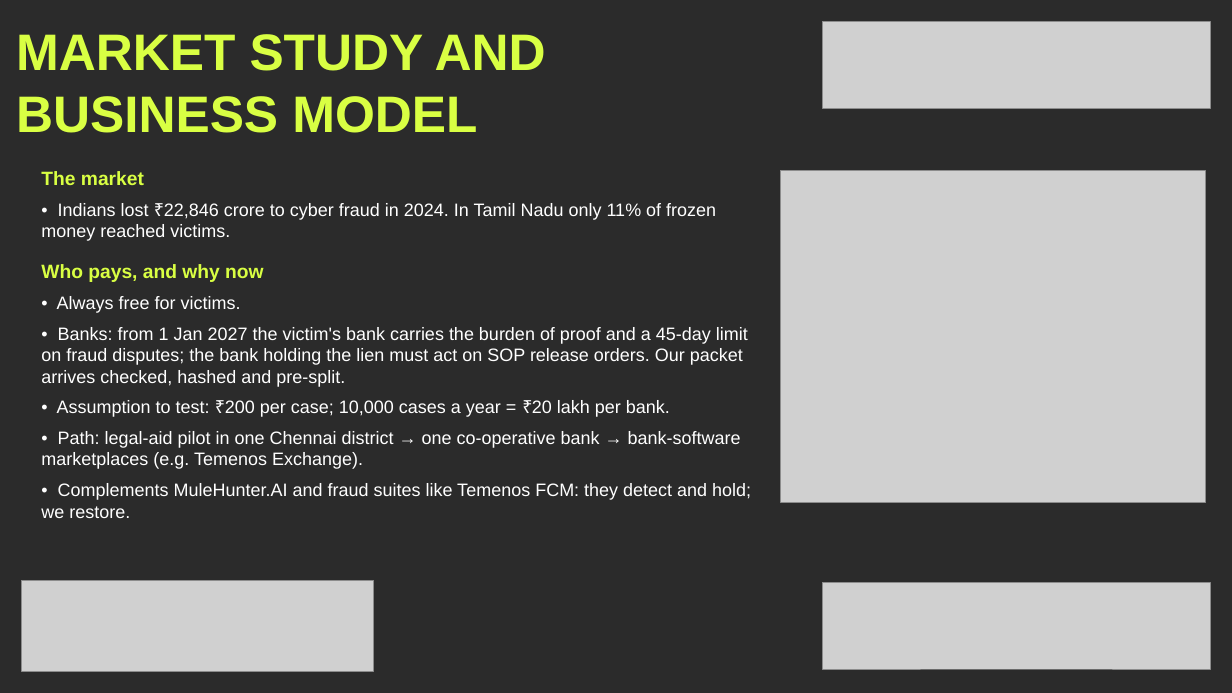
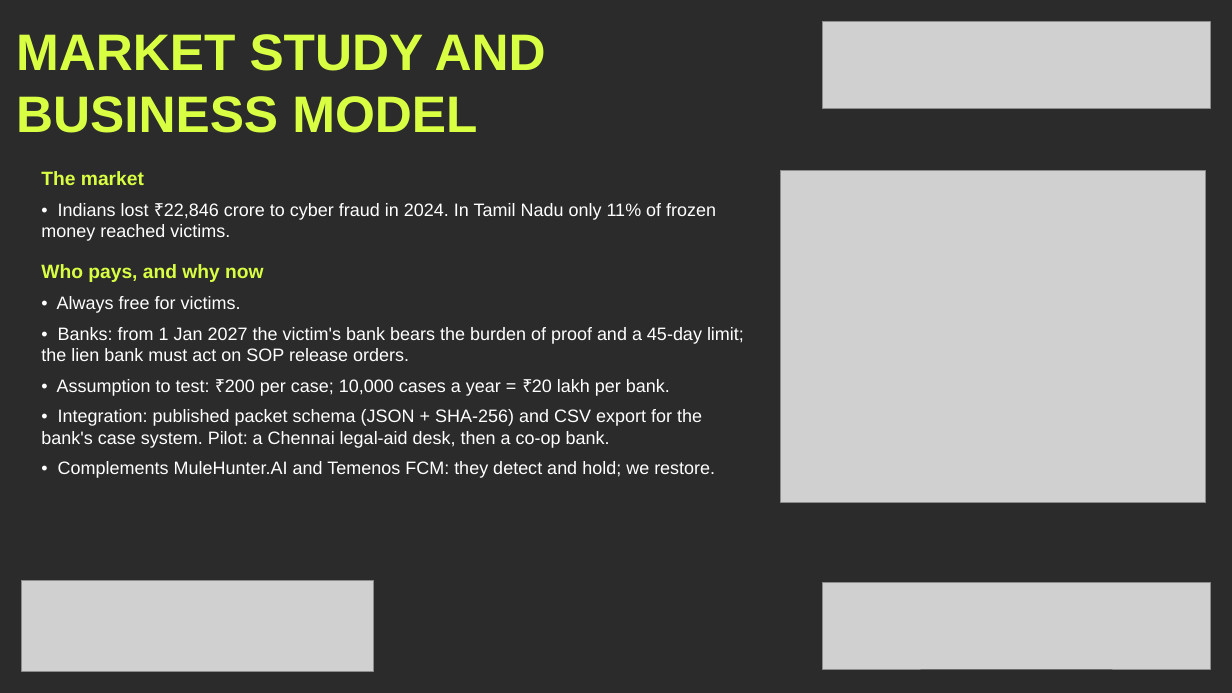
Before and after one commit to mahak867/Golden-Hour, a slide deck: slide 6 of deck/GoldenHour_KHacks4_Submission_Visual.pptx. Drawn at 1232x693 pixels with LibreOffice and Linux fonts; fonts in the diff are those of the drawing; grey boxes stand for pictures; background and template pictures are left out; a plain dark background stands for a picture behind light text. Boxes give left, top, right and bottom in pixels: in the first picture for what was removed or moved away, otherwise in the second. Text is boxed around its words. In the diff, an @@ line names an element or a change of style, - is before the commit and + after.

```diff
--- a/deck/GoldenHour_KHacks4_Submission_Visual.pptx
+++ b/deck/GoldenHour_KHacks4_Submission_Visual.pptx
@@ text at box(41, 327, 744, 361): text changed @@
-• Banks: from 1 Jan 2027 the victim's bank carries the burden of proof and a 45-day limit on fraud disputes; the bank holding the lien must act on SOP release orders. Our packet arrives checked, hashed and pre-split.
+• Banks: from 1 Jan 2027 the victim's bank bears the burden of proof and a 45-day limit; the lien bank must act on SOP release orders.
@@ text at box(41, 409, 715, 478): text changed @@
-• Path: legal-aid pilot in one Chennai district → one co-operative bank → bank-software marketplaces (e.g. Temenos Exchange).
-• Complements MuleHunter.AI and fraud suites like Temenos FCM: they detect and hold; we restore.
+• Integration: published packet schema (JSON + SHA-256) and CSV export for the bank's case system. Pilot: a Chennai legal-aid desk, then a co-op bank.
+• Complements MuleHunter.AI and Temenos FCM: they detect and hold; we restore.
```
Also in this commit, not shown: 1 other slide changed, 7 other files.
